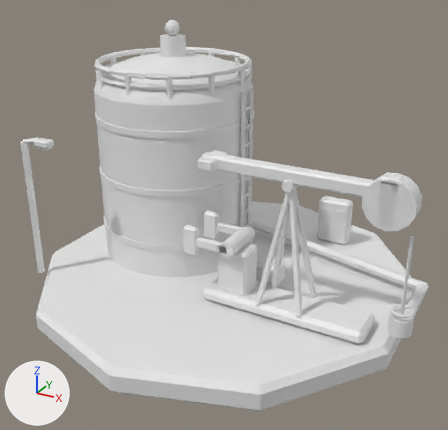
An edit to the FBX model unity/Assets/Resources/Buildings/extractor.fbx, drawn before and after from the same camera.
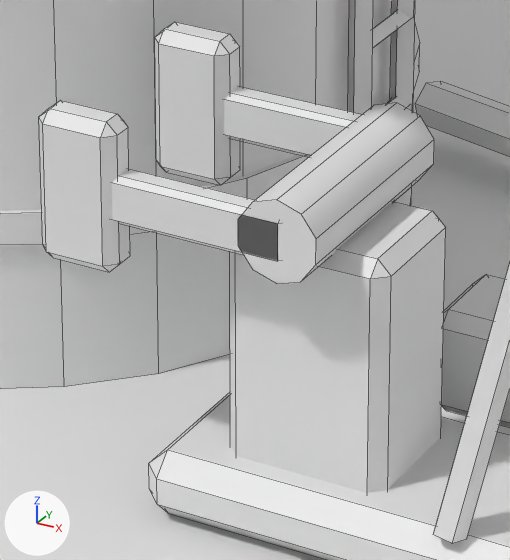
The first picture shows the older version from a camera (50 mm lens) standing at (1.087, -2.005, 1.334) and looking at (0.028, -0.08, 0.372). The close-ups show the older and then the newer version on the part from 39% to 60% of the width and 48% to 72% of the height of that picture. Only the edits that show in the close-ups are written down. The axes (+X, +Y, +Z) are drawn at lower left. The lights are the same throughout. The close-ups show mesh edges as thin lines. Where no turn or scale is listed for an object, it has been applied to the vertices. Vertices at exactly the same position are counted once.

Before the edit, the objects in view are built like this:
```python
me_extractor = bpy.data.meshes.new('extractor')
me_extractor.from_pydata(...)  # 1531 vertices, 1162 faces; spans x -0.74..0.8, y 0.0..1.06, z -0.78..0.78
me_extractor__pumpjack_crank = bpy.data.meshes.new('extractor__pumpjack_crank')
me_extractor__pumpjack_crank.from_pydata(...)  # 116 vertices, 116 faces; spans x -0.18..0.029, y -0.09..0.09, z -0.055..0.055
ob_extractor = bpy.data.objects.new('extractor', me_extractor)
ob_extractor.location = (0.0, 0.0, 0.0)
ob_extractor.rotation_euler = (1.571, 0.0, 0.0)  # degrees (90, 0, 0)
ob_extractor__pumpjack_crank = bpy.data.objects.new('extractor__pumpjack_crank', me_extractor__pumpjack_crank)
ob_extractor__pumpjack_crank.location = (0.15, -0.2, 0.34)
```
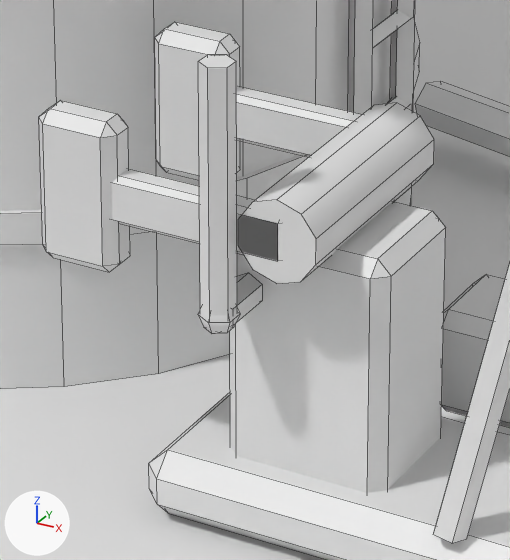
Where the change shows, as pixel boxes (x1, y1, x2, y2) in the close-ups (510 x 560 px):
part 1 of me_extractor, added: after (232, 273, 262, 326)
part 2 of me_extractor, added: after (198, 55, 237, 316)
part 3 of me_extractor, added: after (198, 308, 240, 333)

Edits to the bpy script that builds the scene:
```text
Change me_extractor:
    used by ob_extractor; location = (0.0, 0.0, 0.0); rotation_euler = (1.571, 0.0, 0.0), in degrees (90, 0, 0)
    remove me_extractor.from_pydata(...)  # 1531 vertices, 1162 faces; spans x -0.74..0.8, y 0.0..1.06, z -0.78..0.78
    add me_extractor.from_pydata(...)  # 1575 vertices, 1202 faces; spans x -0.74..0.8, y 0.0..1.06, z -0.78..0.78
    me_extractor part 1: a new loose piece, a 6-sided cylinder along z spanning x 0.1..0.12, y 0.268..0.292, z 0.25..0.29
    me_extractor part 2: a new loose piece, a 6-sided cylinder along y spanning x 0.1..0.12, y 0.28..0.46, z 0.278..0.302
    me_extractor part 3: a new loose piece, a UV sphere (6 segments, 4 rings, poles along y) spanning x 0.098..0.122, y 0.266..0.294, z 0.276..0.304
```
